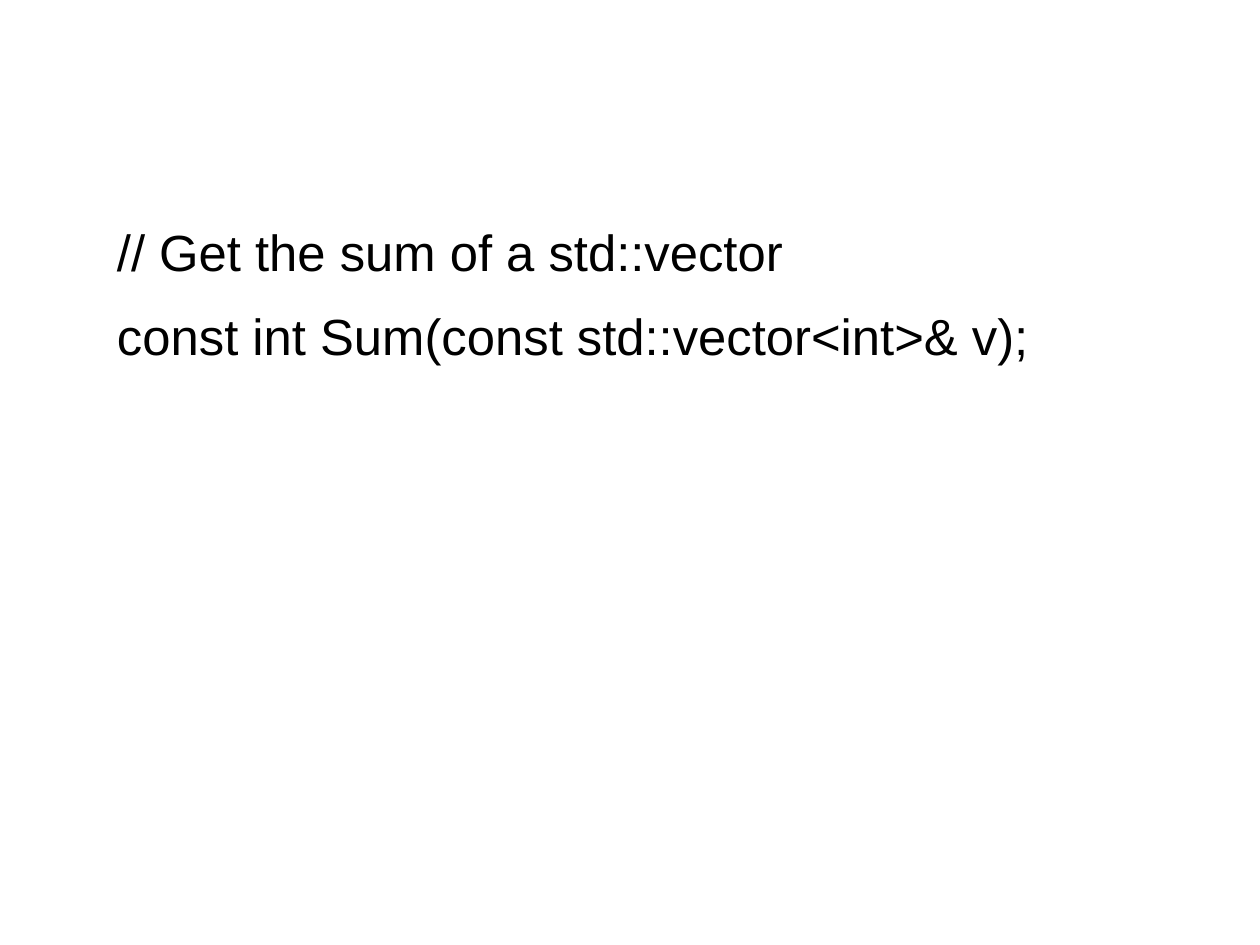
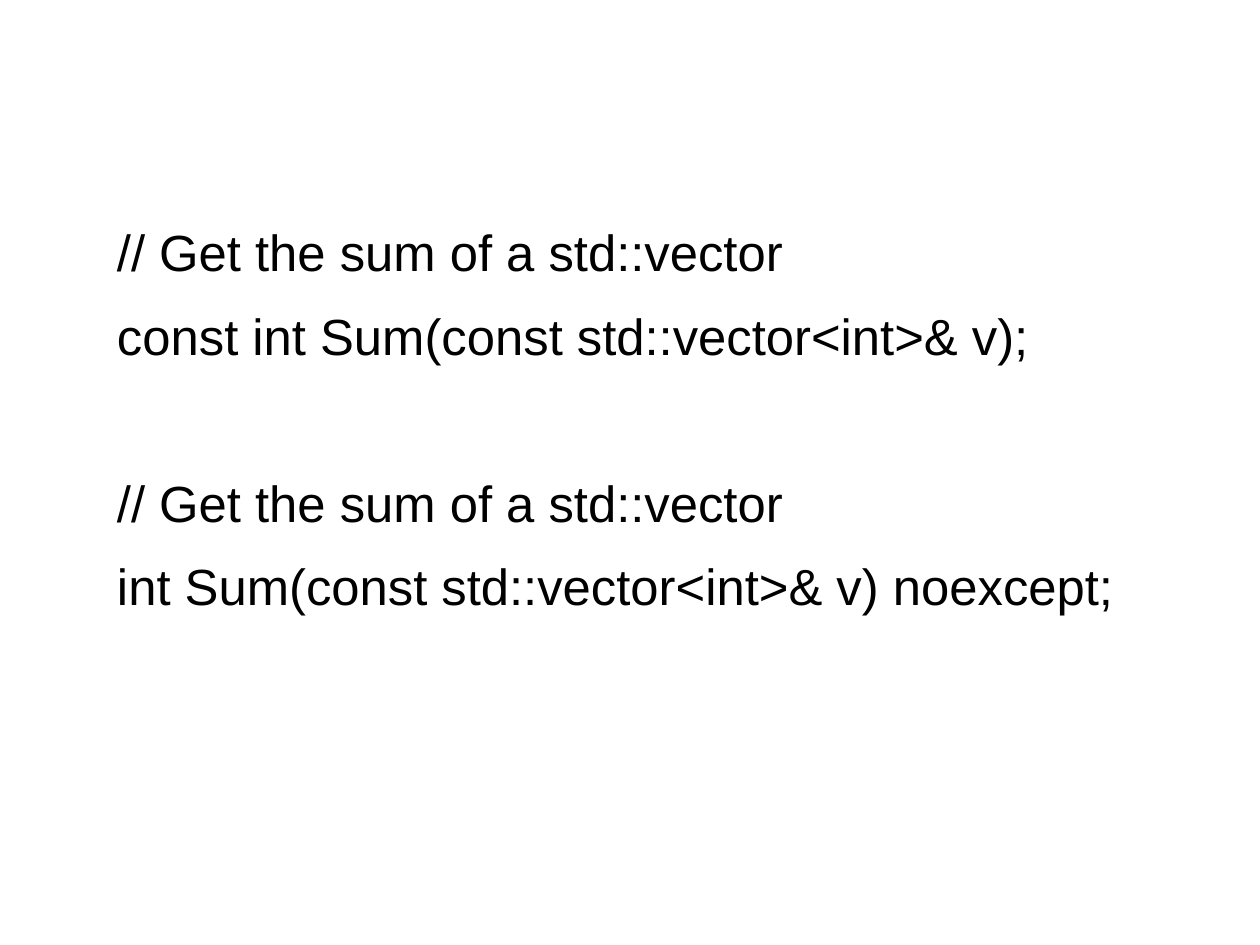
Before and after one commit to richelbilderbeek/CppPresentations, a slide deck: slide 10 of FunctionDesign/FunctionDesign.odp (slide 9 before the commit). Drawn at 1260x945 pixels with LibreOffice and Linux fonts; fonts in the diff are those of the drawing. Boxes give left, top, right and bottom in pixels: in the first picture for what was removed or moved away, otherwise in the second. Text is boxed around its words. In the diff, an @@ line names an element or a change of style, - is before the commit and + after.

```diff
--- a/FunctionDesign/FunctionDesign.odp
+++ b/FunctionDesign/FunctionDesign.odp
@@ text at (117,485,1113,616): paragraphs added @@
+// Get the sum of a std::vector
+int Sum(const std::vector<int>& v) noexcept;
```
Also in this commit, not shown: 10 other slides changed, 1 slide added.
